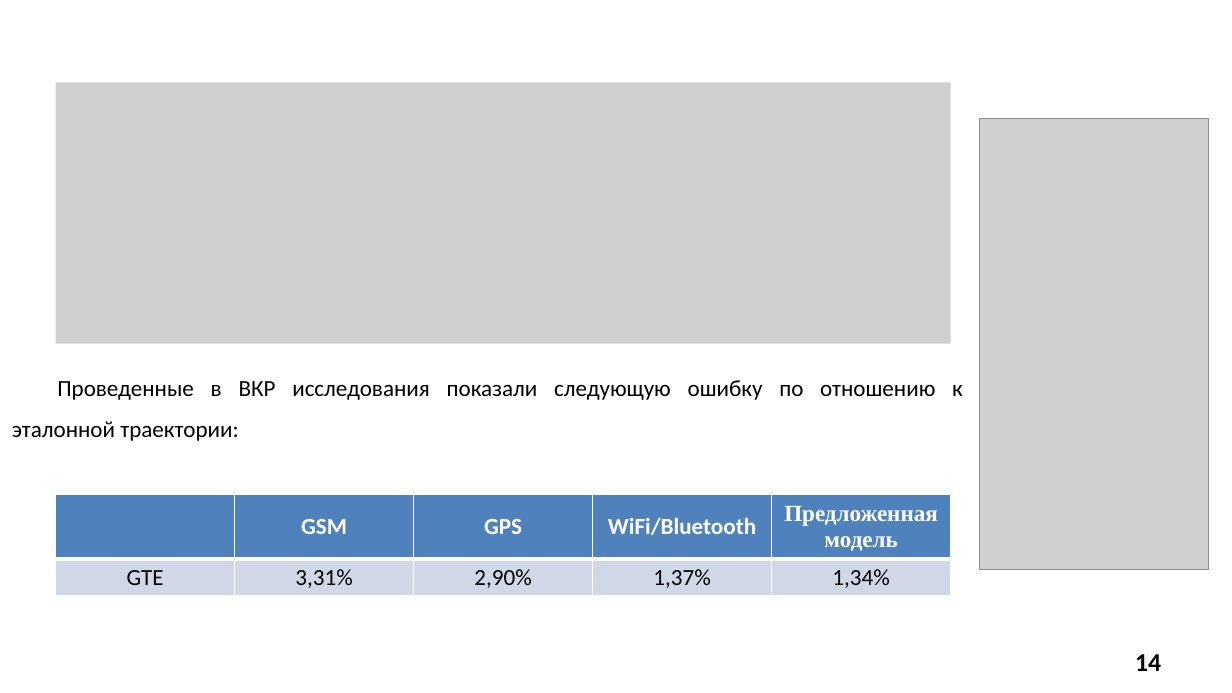
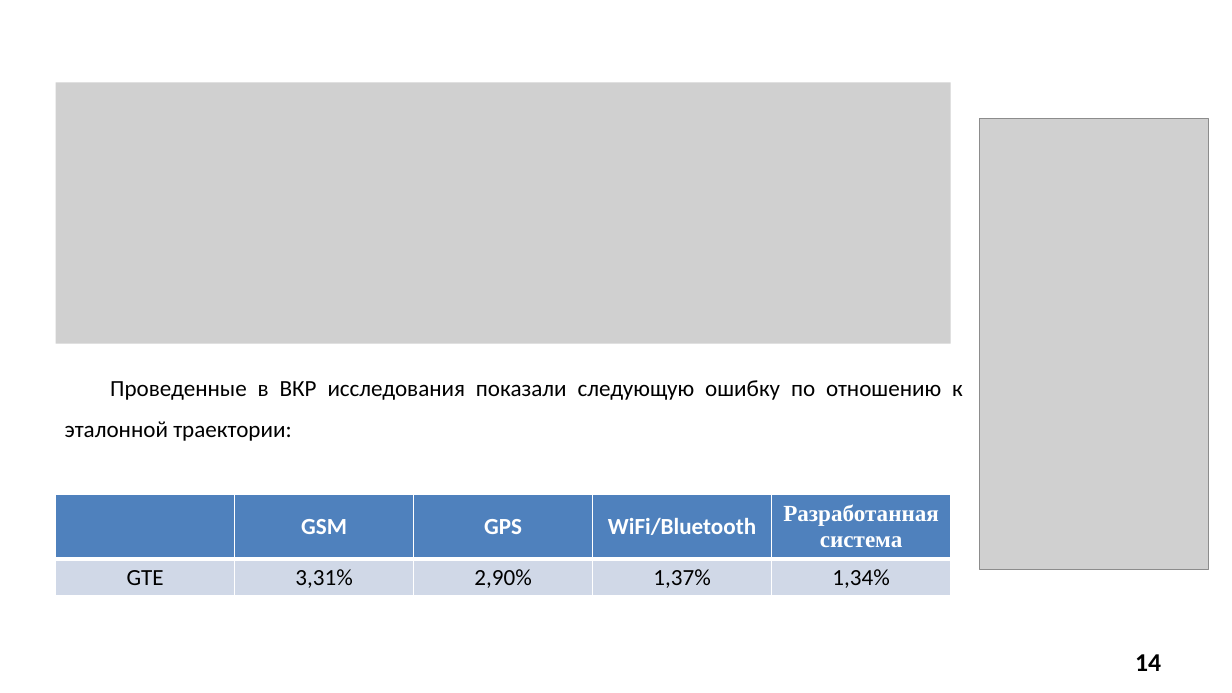
Before and after one commit to SonicRun/DiplomMaga, a slide deck: slide 14 of Диплом/6223 Мавлютов В.Д. Презентация.pptx. Drawn at 1232x693 pixels with LibreOffice and Linux fonts; fonts in the diff are those of the drawing; grey boxes stand for pictures; background and template pictures are left out. Boxes give left, top, right and bottom in pixels: in the first picture for what was removed or moved away, otherwise in the second. Text is boxed around its words. In the diff, an @@ line names an element or a change of style, - is before the commit and + after.

```diff
--- a/Диплом/6223 Мавлютов В.Д. Презентация.pptx
+++ b/Диплом/6223 Мавлютов В.Д. Презентация.pptx
@@ text "Проведенные в ВКР исследования показали ..." rewrapped from (x1=12, y1=380, x2=963, y2=441) to (x1=65, y1=380, x2=963, y2=441) @@
@@ table at (x1=55, y1=494, x2=952, y2=596) @@
-row 1, column 5: Предложенная модель
+row 1, column 5: Разработанная система
```
Also in this commit, not shown: 3 other slides changed, 1 slide added, 2 slides removed, 6 other files.
